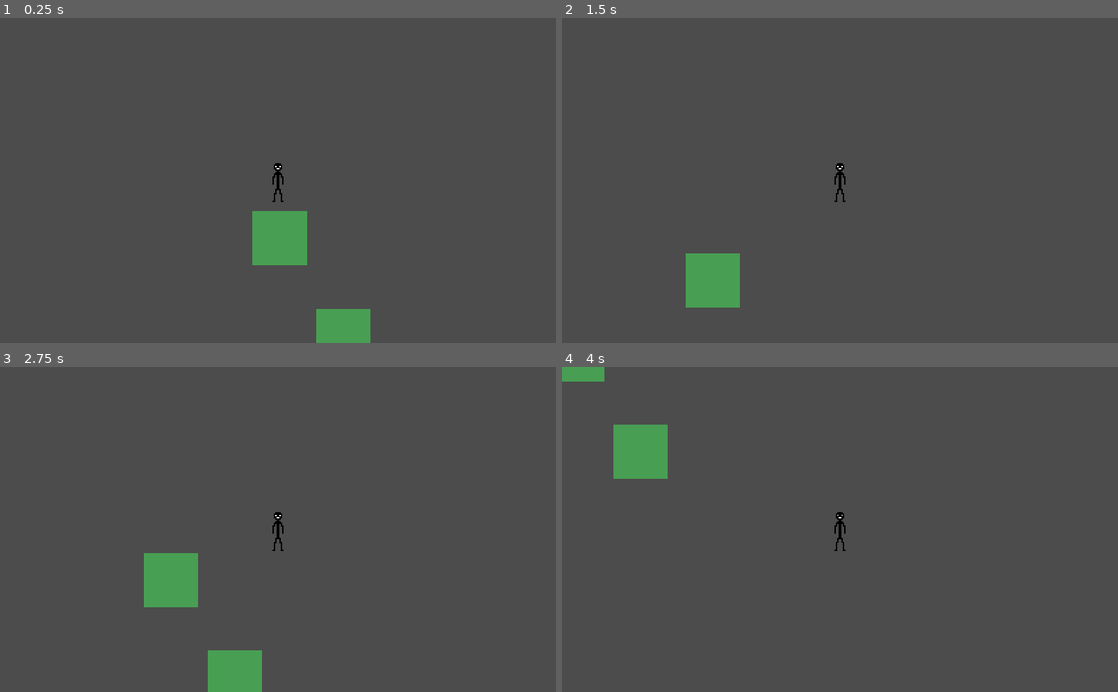
Above: before the commit, frames 1-4 (two rows, left to right).
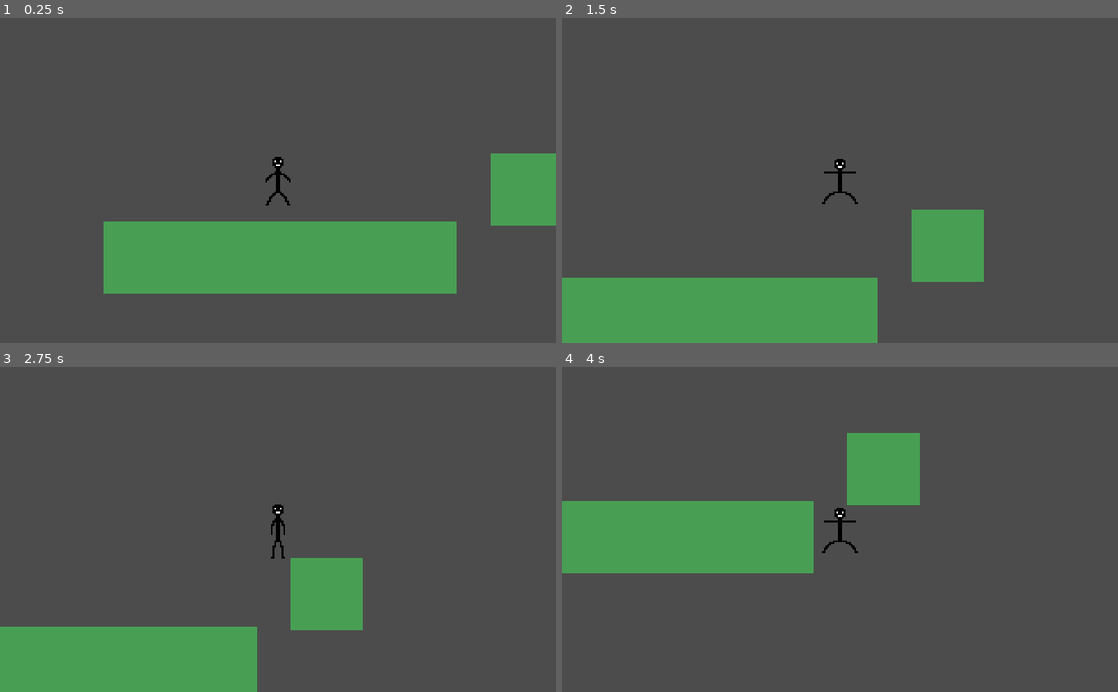
Above: after the commit, the same moments.

Repository: bsu-cs315/P2-Platform-Game
Game: Godot game, scene res://src/scenes/Main.tscn
Two runs of this game, one before a commit and one after it. Both use one fixed random seed, a clock stepped at 60 frames per second and the inputs below.
Inputs:
- Up to frame 1 (0.25 s): no input
- Up to frame 2 (1.5 s): hold Right (ui_right) from 0.53 s (still down); tap Up (ui_up) at 0.77 s
- Up to frame 3 (2.75 s): tap Up (ui_up) at 1.52 s; release Right (ui_right) at 2.03 s; hold Left (ui_left) from 2.03 s (still down)
- Up to frame 4 (4 s): release Left (ui_left) at 2.78 s; hold Right (ui_right) from 2.78 s (still down); tap Up (ui_up) at 3.02, 3.77 s

The runs differ from the first frame. In frame 1, 17% of the frame differs, in the area x 18-100%, y 41-100%; in frame 2, 14%; in frame 3, 13%; in frame 4, 15%.

Commit message:
Improve movement

Diff:
--- a/src/scenes/Main.tscn
+++ b/src/scenes/Main.tscn
@@ -5,11 +5,12 @@
 
 [node name="Main" type="Node2D"]
 
-[node name="Node2D" parent="." instance=ExtResource( 1 )]
+[node name="Player" parent="." instance=ExtResource( 1 )]
 position = Vector2( 262.792, 159.059 )
 
 [node name="Platform" parent="." instance=ExtResource( 2 )]
 position = Vector2( 266, 273 )
+scale = Vector2( 24.397, 5 )
 
 [node name="Platform2" parent="." instance=ExtResource( 2 )]
-position = Vector2( 383, 453 )
+position = Vector2( 606.446, 178.643 )
--- a/src/scenes/Player.gd
+++ b/src/scenes/Player.gd
@@ -1,24 +1,27 @@
 extends KinematicBody2D
 
+
 export var gravity: float = 9.8
+export var drag: float = 0.95
 export var movement_speed: float = 250.0
+export var movement_speed_max: float = 500.0
 export var jump_force: float = 10.0
 
 var airborne: bool = false
+var velocity_horizontal: float = 0.0
 var velocity_vertical: float = 0.0
 var movement_dir: Vector2 = Vector2(0.0, 0.0)
 
 
-# Called when the node enters the scene tree for the first time.
-func _ready():
-	pass # Replace with function body.
+func _process(_delta: float) -> void:
+	set_animation()
 
 
 func _physics_process(delta: float) -> void:
 	check_airborne()
 	get_input()
-	apply_gravity(delta)
-	move_and_slide(movement_dir * movement_speed, Vector2(0, -1))
+	calculate_velocity(delta)
+	var _velocity: Vector2 = move_and_slide(movement_dir * movement_speed, Vector2(0, -1))
 
 
 func get_input() -> void:
@@ -33,14 +36,33 @@
 			velocity_vertical = -jump_force
 
 
+func set_animation() -> void:
+	$PlayerSprite.play()
+	if airborne:
+		$PlayerSprite.animation = "air"
+	else:
+		$PlayerSprite.animation = "walk"
+	if movement_dir.x == 0.0 && $PlayerSprite.animation == "walk":
+		$PlayerSprite.frame = 0
+		$PlayerSprite.stop()
+
+
 func check_airborne() -> void:
 	if is_on_floor():
 		airborne = false
 		velocity_vertical = 0.0
 	else:
 		airborne = true
+	if is_on_wall():
+		velocity_horizontal = 0.0
 
-func apply_gravity(delta: float) -> void:
-	if(airborne):
-		velocity_vertical += gravity * delta
-		movement_dir.y += velocity_vertical * delta
+
+func calculate_velocity(delta: float) -> void:
+	velocity_horizontal += movement_dir.x * movement_speed * delta
+	movement_dir.x = clamp(velocity_horizontal * delta, -movement_speed_max, movement_speed_max)
+	if velocity_horizontal > 0:
+		velocity_horizontal = floor(velocity_horizontal * drag)
+	if velocity_horizontal < 0:
+		velocity_horizontal = ceil(velocity_horizontal * drag)
+	velocity_vertical += gravity * delta
+	movement_dir.y += velocity_vertical * delta
--- a/src/scenes/Player.tscn
+++ b/src/scenes/Player.tscn
@@ -1,17 +1,35 @@
-[gd_scene load_steps=5 format=2]
+[gd_scene load_steps=13 format=2]
 
 [ext_resource path="res://assets/player.png" type="Texture" id=1]
 [ext_resource path="res://src/scenes/Player.gd" type="Script" id=2]
+[ext_resource path="res://assets/player_walk_2.png" type="Texture" id=3]
+[ext_resource path="res://assets/player_walk_1.png" type="Texture" id=4]
+[ext_resource path="res://assets/player_air_4.png" type="Texture" id=5]
+[ext_resource path="res://assets/player_air_2.png" type="Texture" id=6]
+[ext_resource path="res://assets/player_air_3.png" type="Texture" id=7]
+[ext_resource path="res://assets/player_air_1.png" type="Texture" id=8]
+[ext_resource path="res://assets/player_walk_4.png" type="Texture" id=9]
+[ext_resource path="res://assets/player_walk_3.png" type="Texture" id=10]
 
-[sub_resource type="SpriteFrames" id=2]
+[sub_resource type="SpriteFrames" id=1]
 animations = [ {
 "frames": [ ExtResource( 1 ) ],
 "loop": true,
 "name": "default",
 "speed": 5.0
+}, {
+"frames": [ ExtResource( 8 ), ExtResource( 6 ), ExtResource( 7 ), ExtResource( 5 ) ],
+"loop": true,
+"name": "air",
+"speed": 15.0
+}, {
+"frames": [ ExtResource( 4 ), ExtResource( 3 ), ExtResource( 10 ), ExtResource( 9 ) ],
+"loop": true,
+"name": "walk",
+"speed": 15.0
 } ]
 
-[sub_resource type="RectangleShape2D" id=1]
+[sub_resource type="RectangleShape2D" id=2]
 extents = Vector2( 4, 14.5 )
 
 [node name="Player" type="KinematicBody2D"]
@@ -21,11 +39,13 @@
 jump_force = 50.0
 
 [node name="PlayerSprite" type="AnimatedSprite" parent="."]
-frames = SubResource( 2 )
+frames = SubResource( 1 )
+animation = "walk"
 
 [node name="PlayerCollider" type="CollisionShape2D" parent="."]
 position = Vector2( 0, 1.5 )
-shape = SubResource( 1 )
+shape = SubResource( 2 )
 
 [node name="PlayerCamera" type="Camera2D" parent="."]
 current = true
+zoom = Vector2( 0.75, 0.75 )
Binary file added: assets/player_air_1.png
Not shown, added: assets/player_air_1.png.import
Binary file added: assets/player_air_2.png
Not shown, added: assets/player_air_2.png.import
Binary file added: assets/player_air_3.png
Not shown, added: assets/player_air_3.png.import
Binary file added: assets/player_air_4.png
Not shown, added: assets/player_air_4.png.import
Binary file added: assets/player_walk_1.png
Not shown, added: assets/player_walk_1.png.import
Binary file added: assets/player_walk_2.png
Not shown, added: assets/player_walk_2.png.import
(and 4 more such lines)
